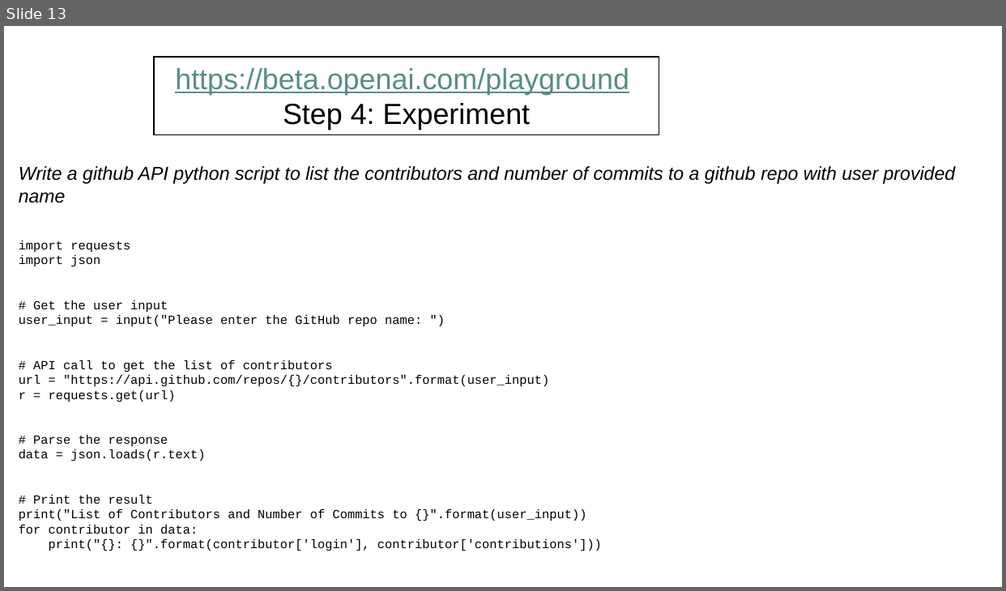
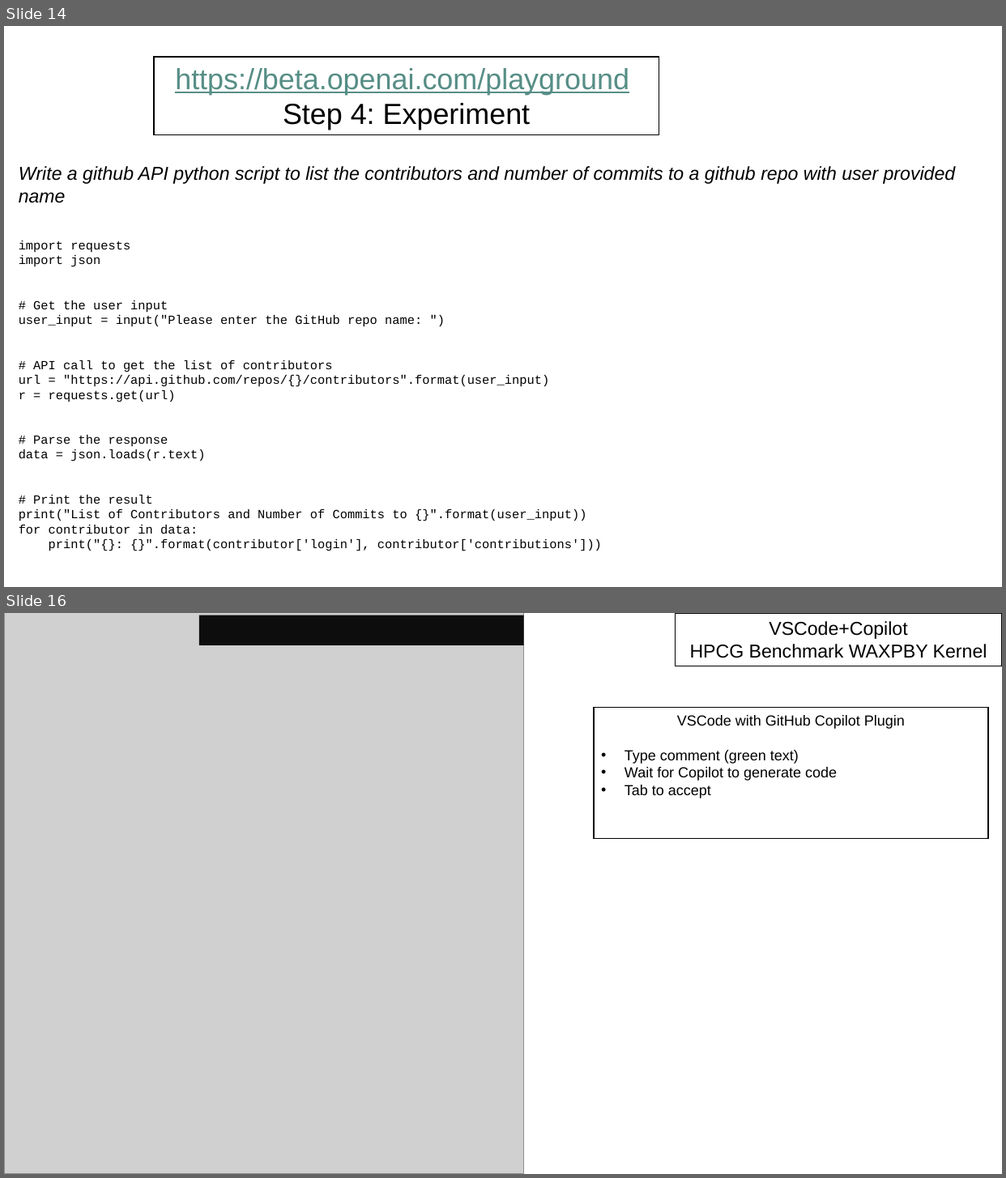
Before and after one commit to maherou/Teaching, a slide deck: files/CS373/GenerativeAITools/GenerativeAITools.pptx. Shown one above the other, each under a label of ours: slide 13 before the commit, slides 14 and 16 after it; the slides between them are not shown. The pictures are 1006x591 and 1006x1178 pixels, drawn with LibreOffice and Linux fonts; fonts in the diff are those of the drawing; grey boxes stand for pictures. Boxes give left, top, right and bottom in pixels: in the first picture for what was removed or moved away, otherwise in the second. Text is boxed around its words. In the diff, an @@ line names an element or a change of style, - is before the commit and + after.

```diff
--- a/files/CS373/GenerativeAITools/GenerativeAITools.pptx
+++ b/files/CS373/GenerativeAITools/GenerativeAITools.pptx
@@ slide 16 added at (4, 613, 1002, 1174), background #FFFFFF @@
@@ picture added at (4, 613, 524, 1174) @@
@@ rectangle added at (199, 615, 524, 645), fill #0D0D0D @@
@@ rectangle added at (675, 613, 1002, 666), fill #FFFFFF, outline #000000 1 pt, 18 pt, text #000000 @@
+VSCode+Copilot
+HPCG Benchmark WAXPBY Kernel
@@ rectangle added at (594, 707, 988, 838), fill #FFFFFF, outline #000000 1 pt, 14 pt, text #000000 @@
+VSCode with GitHub Copilot Plugin
+• Type comment (green text)
+• Wait for Copilot to generate code
+• Tab to accept
@@ what was slide 13 is now slide 14 @@
```
Also in this commit, not shown: 4 slides changed, 8 other slides added, 6 other files.
